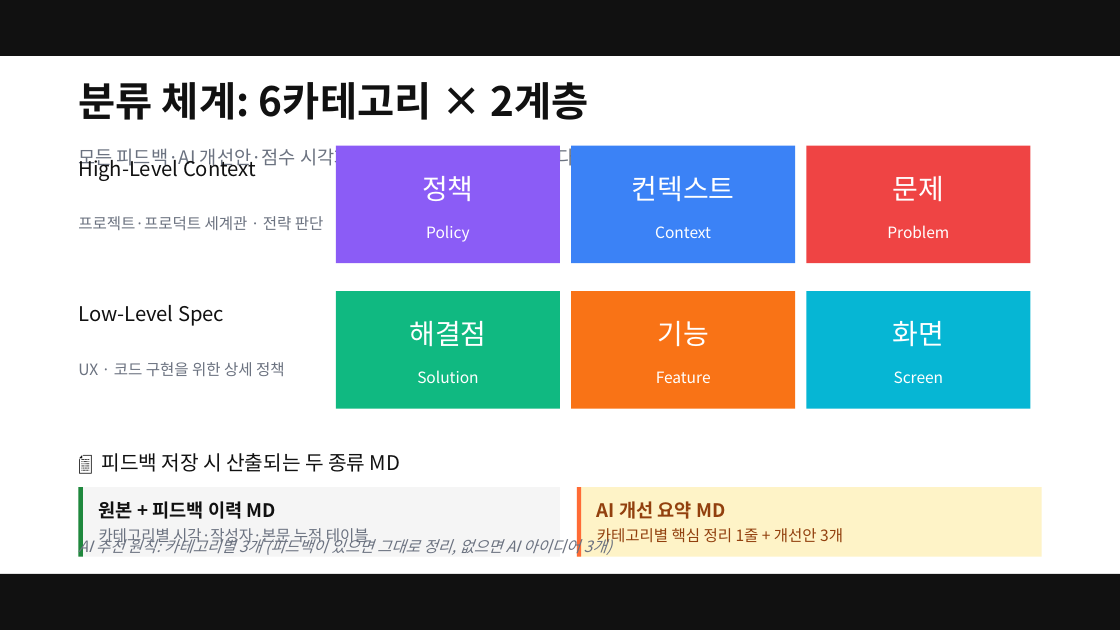
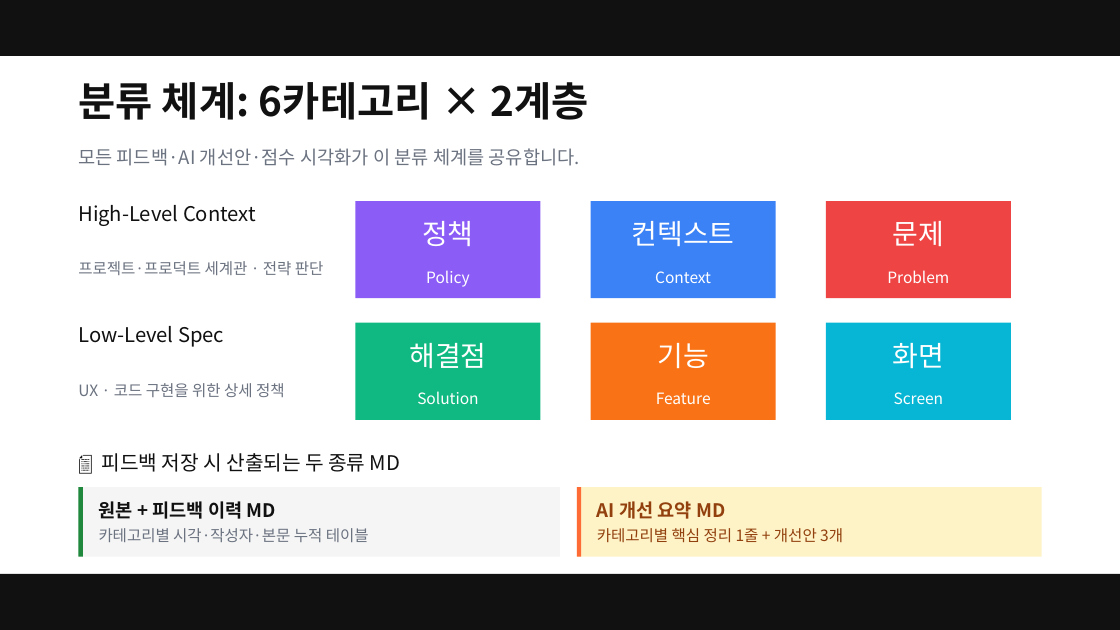
Before and after one commit to smilesjcha/ai-native-pm, a slide deck: slide 36 of projects/26Q2_Fastcampus-Lecture/assets/pptx/ai-native-pm-lecture-v02-20260519.pptx (slide 35 before the commit). Drawn at 1120x630 pixels with LibreOffice and Linux fonts; fonts in the diff are those of the drawing. Boxes give left, top, right and bottom in pixels: in the first picture for what was removed or moved away, otherwise in the second. Text is boxed around its words. In the diff, an @@ line names an element or a change of style, - is before the commit and + after.

```diff
--- a/projects/26Q2_Fastcampus-Lecture/assets/pptx/ai-native-pm-lecture-v02-20260519.pptx
+++ b/projects/26Q2_Fastcampus-Lecture/assets/pptx/ai-native-pm-lecture-v02-20260519.pptx
@@ text "High-Level Context" rewrapped from [78,155,256,181] to [78,205,256,226] @@
@@ rectangle: place and size @@
-rectangle at [336,146,560,263]
+rectangle at [355,202,540,299]
@@ rectangle: place and size @@
-rectangle at [571,146,795,263]
+rectangle at [590,202,775,299]
@@ rectangle: place and size @@
-rectangle at [806,146,1030,263]
+rectangle at [825,202,1010,299]
@@ text "프로젝트·프로덕트 세계관 · 전략 판단": place and size @@
-text "프로젝트·프로덕트 세계관 · 전략 판단" at [78,216,324,230]
+text "프로젝트·프로덕트 세계관 · 전략 판단" at [78,261,324,275]
@@ text "정책": place and size @@
-text "정책" at [422,176,474,201]
+text "정책" at [422,221,474,246]
@@ text "컨텍스트": place and size @@
-text "컨텍스트" at [632,176,735,201]
+text "컨텍스트" at [632,221,735,246]
@@ text "문제": place and size @@
-text "문제" at [893,176,945,201]
+text "문제" at [893,221,945,246]
@@ text "Policy": place and size @@
-text "Policy" at [426,225,470,242]
+text "Policy" at [426,270,470,287]
@@ text "Context": place and size @@
-text "Context" at [655,226,711,238]
+text "Context" at [655,271,711,283]
@@ text "Problem": place and size @@
-text "Problem" at [887,225,949,238]
+text "Problem" at [887,270,949,283]
@@ text "Low-Level Spec": place and size @@
-text "Low-Level Spec" at [78,305,224,326]
+text "Low-Level Spec" at [78,326,224,347]
@@ rectangle: place and size @@
-rectangle at [336,291,560,409]
+rectangle at [355,323,540,420]
@@ rectangle: place and size @@
-rectangle at [571,291,795,409]
+rectangle at [590,323,775,420]
@@ rectangle: place and size @@
-rectangle at [806,291,1030,409]
+rectangle at [825,323,1010,420]
@@ text "해결점": place and size @@
-text "해결점" at [409,321,486,347]
+text "해결점" at [409,343,486,369]
@@ text "기능": place and size @@
-text "기능" at [657,321,709,347]
+text "기능" at [657,343,709,369]
@@ text "화면": place and size @@
-text "화면" at [893,321,945,347]
+text "화면" at [893,343,945,369]
@@ text "UX · 코드 구현을 위한 ...": place and size @@
-text "UX · 코드 구현을 위한 ..." at [78,362,285,376]
+text "UX · 코드 구현을 위한 ..." at [78,383,285,397]
@@ text "Solution": place and size @@
-text "Solution" at [417,370,478,383]
+text "Solution" at [417,391,478,404]
@@ text "Feature": place and size @@
-text "Feature" at [656,371,711,383]
+text "Feature" at [656,392,711,404]
@@ text "Screen": place and size @@
-text "Screen" at [894,371,944,383]
+text "Screen" at [894,392,944,404]
@@ text removed at [78,535,612,557] @@
-AI 추천 원칙: 카테고리별 3개 (피드백이 있으면 그대로 정리, 없으면 AI 아이디어 3개)
```
Also in this commit, not shown: 31 other slides changed, 1 slide added, 1 other file.
